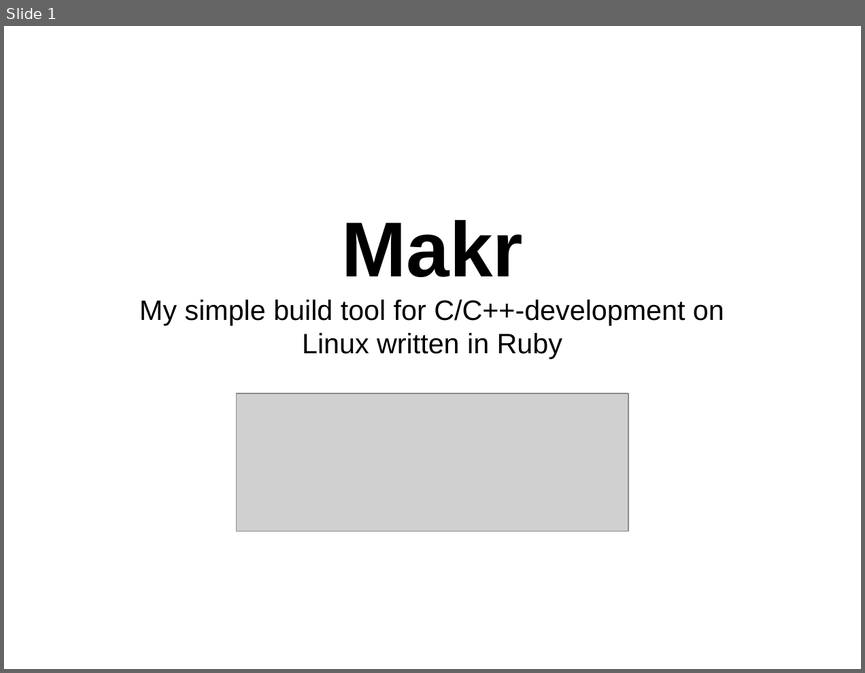
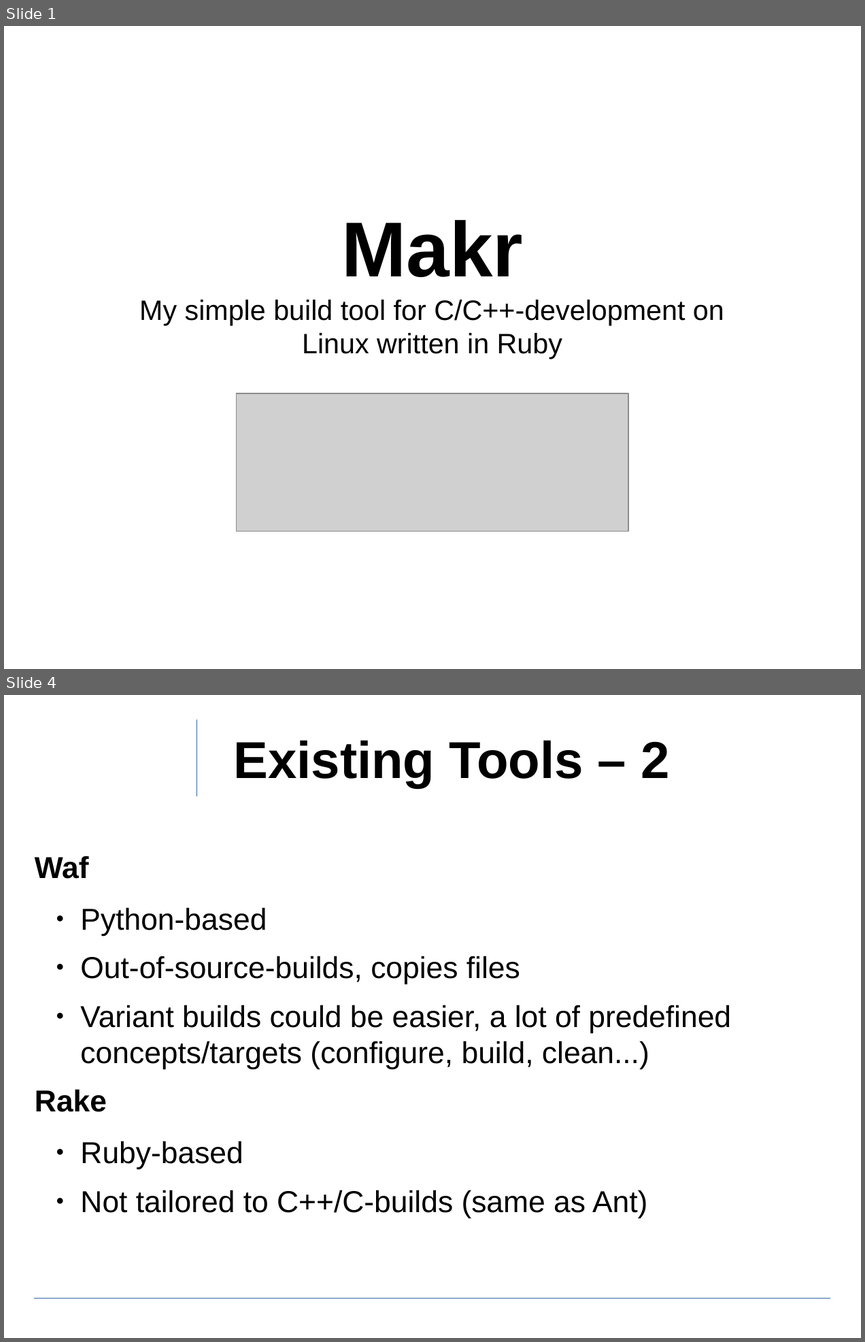
Before and after one commit to ewuenf/Makr, a slide deck: doc/concepts/Makr_Concepts.01.odp. Shown one above the other, each under a label of ours: slide 1 before the commit, slides 1 and 4 after it; the slides between them are not shown. The pictures are 865x673 and 865x1342 pixels, drawn with LibreOffice and Linux fonts; fonts in the diff are those of the drawing; grey boxes stand for pictures; background and template pictures are left out. Boxes give left, top, right and bottom in pixels: in the first picture for what was removed or moved away, otherwise in the second. Text is boxed around its words. In the diff, an @@ line names an element or a change of style, - is before the commit and + after.

```diff
--- a/doc/concepts/Makr_Concepts.01.odp
+++ b/doc/concepts/Makr_Concepts.01.odp
@@ slide 4 added at bbox=[4, 695, 861, 1338], background #FFFFFF @@
@@ line added from (197, 719) to (197, 796), #3465A4 0 pt @@
@@ title added at bbox=[233, 740, 669, 788], 48 pt, text #000000, bold @@
+Existing Tools – 2
@@ text added at bbox=[35, 855, 731, 1218], 28 pt, text #000000 @@
+Waf
+  ● Python-based
+  ● Out-of-source-builds, copies files
+  ● Variant builds could be easier, a lot of predefined concepts/targets (configure, build, clean...)
+Rake
+  ● Ruby-based
+  ● Not tailored to C++/C-builds (same as Ant)
@@ line added from (35, 1298) to (830, 1298), #3465A4 0 pt @@
```
Also in this commit, not shown: 2 slides changed, 6 other slides added, 1 slide removed, 1 other file.
